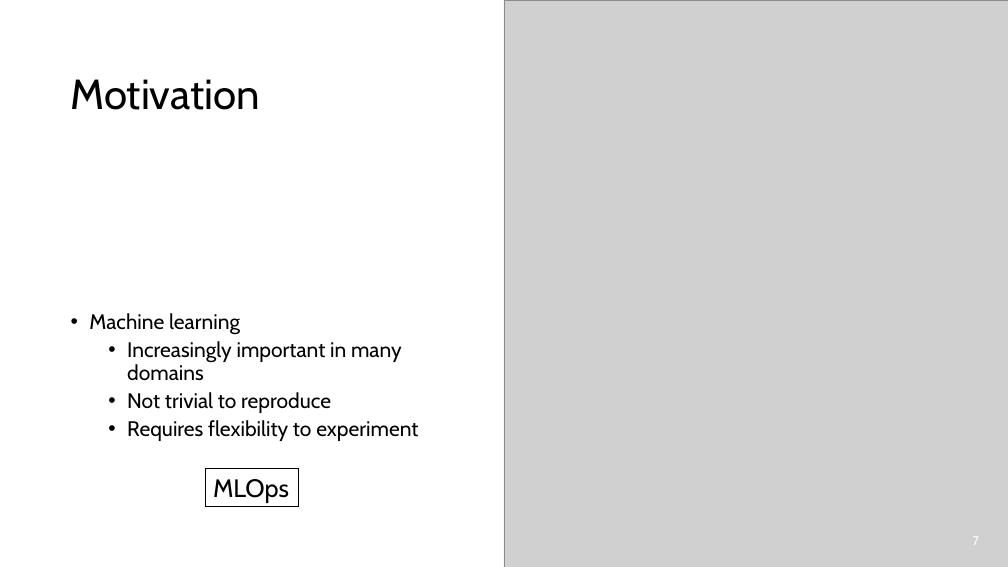
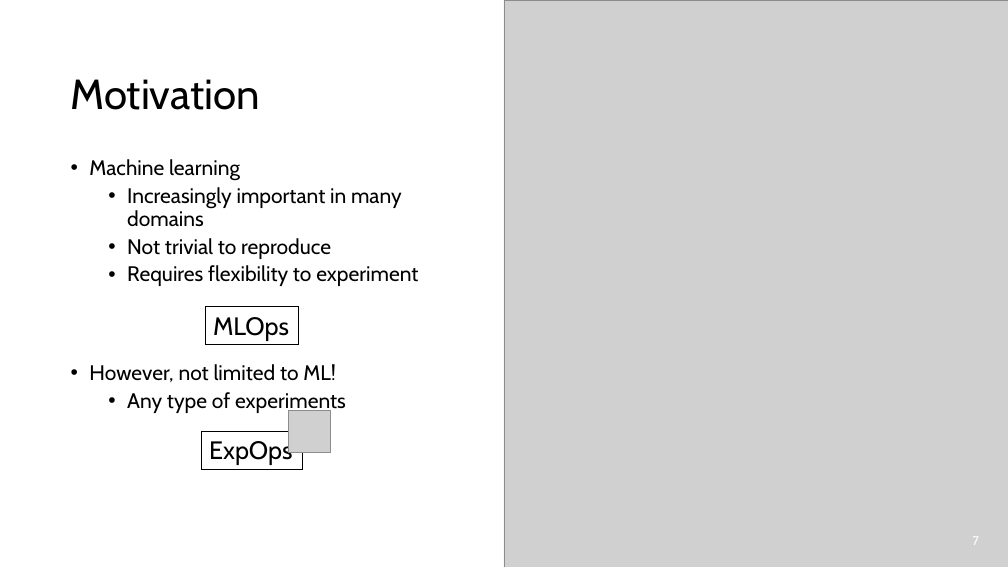
Before and after one commit to gjbex/MLOps-on-HPC, a slide deck: slide 7 of mlops_on_hpc.pptx. Drawn at 1008x567 pixels with LibreOffice and Linux fonts; fonts in the diff are those of the drawing; grey boxes stand for pictures. Boxes give left, top, right and bottom in pixels: in the first picture for what was removed or moved away, otherwise in the second. Text is boxed around its words. In the diff, an @@ line names an element or a change of style, - is before the commit and + after.

Commit message:
Add slide on R experiment management with DVC

```diff
--- a/mlops_on_hpc.pptx
+++ b/mlops_on_hpc.pptx
@@ text "Machine learning": place and size @@
-text "Machine learning" at <box>89,313,418,441</box>
+text "Machine learning" at <box>89,159,418,414</box>
@@ rectangle "MLOps": place and size @@
-rectangle "MLOps" at <box>206,468,299,506</box>
+rectangle "MLOps" at <box>206,306,299,344</box>
@@ text at <box>89,364,346,414</box>: paragraphs added @@
+• However, not limited to ML!
+  • Any type of experiments
@@ picture added at <box>289,411,330,452</box> @@
@@ rectangle added at <box>202,431,302,469</box>, outline #000000 0.75 pt, 24 pt, text #000000 @@
+ExpOps
```
Also in this commit, not shown: 2 other slides changed, 1 slide added.
